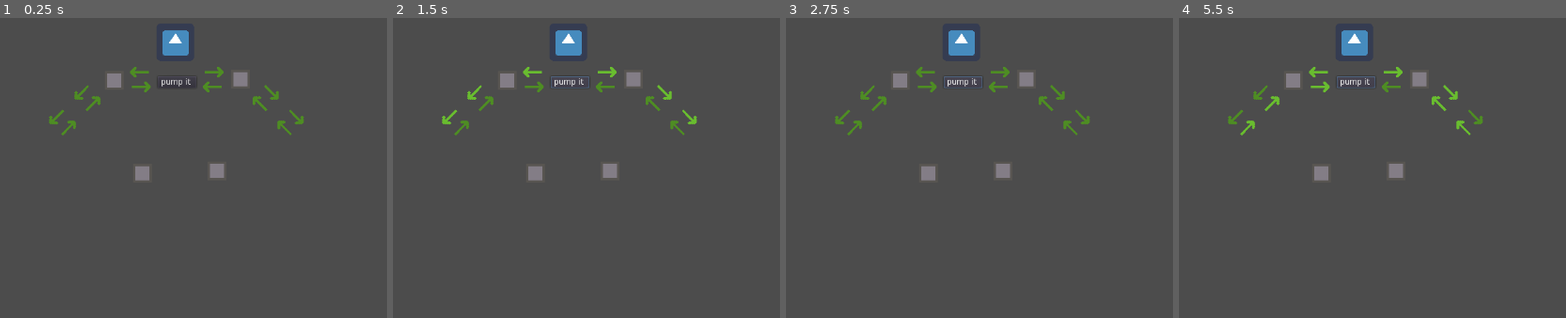
Above: before the commit, frames 1-4 (left to right).
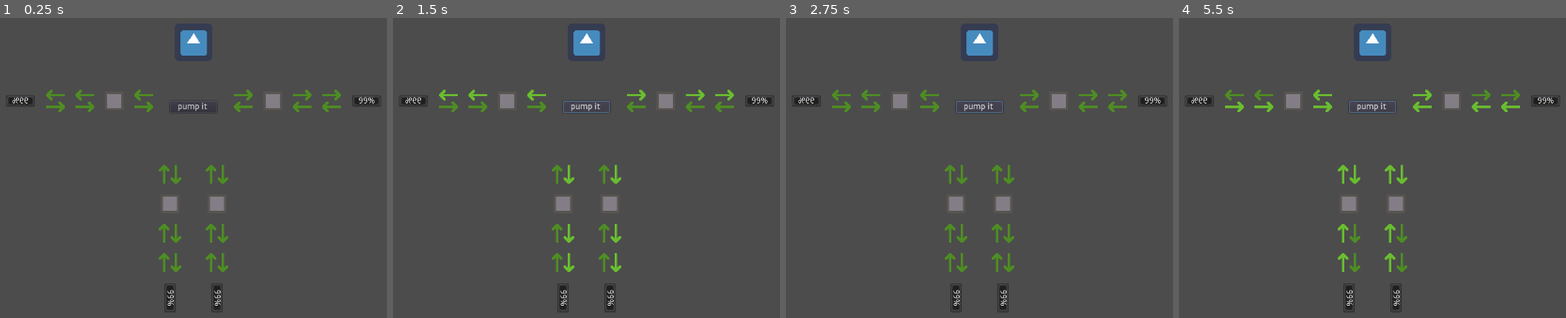
Above: after the commit, the same moments.

Repository: bitwise-aiden/gwj30
Game: Godot game, scene res://source/main.tscn
Two runs of this game, one before a commit and one after it. Both use one fixed random seed, a clock stepped at 60 frames per second and the inputs below. The engine's default icon, where the game draws it, is replaced by a stand-in: a white triangle on a blue panel in a dark square.
Inputs:
- Up to frame 1 (0.25 s): no input
- Up to frame 2 (1.5 s): click "pump it" at 0.5 s; click "pump it" at 1.25 s
- Up to frame 3 (2.75 s): click "pump it" at 2 s
- Up to frame 4 (5.5 s): tap Enter (ui_accept) at 2.75, 3.02, 3.77, 5, 5.27 s

The runs differ from the first frame. In frame 1, 5.4% of the frame differs, in the area x 1-99%, y 4-99%; in frame 2, 5.5%; in frame 3, 5.5%; in frame 4, 5.6%.

Commit message:
Finish basic ciruclation flow
Add limb health
Add all limbs for base game

Diff:
--- a/project.godot
+++ b/project.godot
@@ -34,6 +34,11 @@
 "language": "GDScript",
 "path": "res://source/helpers/current_queue.gd"
 }, {
+"base": "CirculationNode",
+"class": "Limb",
+"language": "GDScript",
+"path": "res://source/circulation/limb.gd"
+}, {
 "base": "Reference",
 "class": "PlayerInput",
 "language": "GDScript",
@@ -60,6 +65,7 @@
 "BlockageEnd": "",
 "CirculationNode": "",
 "CurrentQueue": "",
+"Limb": "",
 "PlayerInput": "",
 "Task": "",
 "TaskQueue": "",
--- a/source/circulation/blockage.tscn
+++ b/source/circulation/blockage.tscn
@@ -4,6 +4,5 @@
 [ext_resource path="res://source/circulation/blockage.gd" type="Script" id=2]
 
 [node name="blockage" type="Sprite"]
-position = Vector2( 504.65, 214.213 )
 texture = ExtResource( 1 )
 script = ExtResource( 2 )
--- /dev/null
+++ b/source/circulation/limb.gd
@@ -0,0 +1,23 @@
+class_name Limb extends CirculationNode
+
+
+const HEALTH_MIN: float = 0.0
+const HEALTH_MAX: float = 100.0
+
+var _health: float = HEALTH_MAX
+
+
+func _process(delta: float) -> void:
+	self._update_health(-delta)
+
+
+func flow(from_node: CirculationNode) -> void:
+	.flow(from_node)
+
+	self._update_health(5.0)
+
+
+func _update_health(amount: float) -> void:
+	self._health += amount
+	self._health = clamp(self._health, self.HEALTH_MIN, self.HEALTH_MAX)
+	self.value = self._health
--- /dev/null
+++ b/source/circulation/limb.tscn
@@ -0,0 +1,11 @@
+[gd_scene load_steps=2 format=2]
+
+[ext_resource path="res://source/circulation/limb.gd" type="Script" id=1]
+
+[node name="limb" type="ProgressBar"]
+margin_right = 50.0
+margin_bottom = 20.0
+script = ExtResource( 1 )
+__meta__ = {
+"_edit_use_anchors_": false
+}
--- a/source/main.tscn
+++ b/source/main.tscn
@@ -2,88 +2,172 @@
 
 [ext_resource path="res://source/circulation/vein.tscn" type="PackedScene" id=1]
 [ext_resource path="res://icon.png" type="Texture" id=2]
-[ext_resource path="res://assets/art/blockage.png" type="Texture" id=3]
+[ext_resource path="res://source/circulation/limb.tscn" type="PackedScene" id=3]
 [ext_resource path="res://source/circulation/blockage.tscn" type="PackedScene" id=4]
 [ext_resource path="res://source/circulation/heart.tscn" type="PackedScene" id=5]
 [ext_resource path="res://source/circulation/blockage_end.tscn" type="PackedScene" id=6]
 
 [node name="main" type="Node2D"]
 
+[node name="icon" type="Sprite" parent="."]
+position = Vector2( 640, 150 )
+texture = ExtResource( 2 )
+
 [node name="heart" parent="." instance=ExtResource( 5 )]
+margin_left = 600.0
+margin_top = 250.0
+margin_right = 680.0
+margin_bottom = 270.0
 
 [node name="left_arm" type="Node2D" parent="heart"]
-position = Vector2( -30.5782, -7.02545 )
+
+[node name="vein_0" parent="heart/left_arm" instance=ExtResource( 1 )]
+position = Vector2( 125, -10 )
+rotation = 1.5708
+
+[node name="blockage" parent="heart/left_arm" instance=ExtResource( 4 )]
+position = Vector2( 175, 0 )
+
+[node name="vein_1" parent="heart/left_arm" instance=ExtResource( 1 )]
+position = Vector2( 225, -10 )
+rotation = 1.5708
+
+[node name="vein_2" parent="heart/left_arm" instance=ExtResource( 1 )]
+position = Vector2( 275, -10 )
+rotation = 1.5708
+
+[node name="limb" parent="heart/left_arm" instance=ExtResource( 3 )]
+margin_left = 310.0
+margin_top = -10.0
+margin_right = 360.0
+margin_bottom = 10.0
+
+[node name="vein_3" parent="heart/left_arm" instance=ExtResource( 1 )]
+position = Vector2( 275, 9.99998 )
 rotation = -1.5708
 
-[node name="vein_0" parent="heart/left_arm" instance=ExtResource( 1 )]
-position = Vector2( 0, -0.748291 )
-
-[node name="blockage" parent="heart/left_arm" instance=ExtResource( 4 )]
-position = Vector2( -13.6664, -43.8598 )
-rotation = 1.5708
-
-[node name="vein_1" parent="heart/left_arm" instance=ExtResource( 1 )]
-position = Vector2( -34.4221, -98.7767 )
-rotation = -0.785398
-
-[node name="vein_2" parent="heart/left_arm" instance=ExtResource( 1 )]
-position = Vector2( -76.3274, -141.43 )
-rotation = -0.785398
-
-[node name="vein_3" parent="heart/left_arm" instance=ExtResource( 1 )]
-position = Vector2( -95.0351, -121.226 )
-rotation = 2.35619
-
 [node name="vein_4" parent="heart/left_arm" instance=ExtResource( 1 )]
-position = Vector2( -53.8782, -79.3206 )
-rotation = 2.35619
+position = Vector2( 225, 10 )
+rotation = -1.5708
 
 [node name="blockage_end" parent="heart/left_arm" instance=ExtResource( 6 )]
 
 [node name="vein_5" parent="heart/left_arm" instance=ExtResource( 1 )]
-position = Vector2( -24.6941, 2.24475 )
-rotation = 3.14159
+position = Vector2( 125, 10 )
+rotation = -1.5708
 
 [node name="right_arm" type="Node2D" parent="heart"]
-position = Vector2( 95, -7.025 )
-rotation = -1.5708
-scale = Vector2( 1, -1 )
+position = Vector2( 80, 0 )
+scale = Vector2( -1, 1 )
 
 [node name="vein_0" parent="heart/right_arm" instance=ExtResource( 1 )]
-position = Vector2( 0, -0.748291 )
+position = Vector2( 125, -10 )
+rotation = 1.5708
+
+[node name="blockage" parent="heart/right_arm" instance=ExtResource( 4 )]
+position = Vector2( 175, 0 )
 
 [node name="vein_1" parent="heart/right_arm" instance=ExtResource( 1 )]
-position = Vector2( -34.4221, -98.7767 )
-rotation = -0.785398
+position = Vector2( 225, -10 )
+rotation = 1.5708
 
 [node name="vein_2" parent="heart/right_arm" instance=ExtResource( 1 )]
-position = Vector2( -76.3274, -141.43 )
-rotation = -0.785398
+position = Vector2( 275, -10 )
+rotation = 1.5708
+
+[node name="limb" parent="heart/right_arm" instance=ExtResource( 3 )]
+margin_left = 310.0
+margin_top = -10.0
+margin_right = 360.0
+margin_bottom = 10.0
 
 [node name="vein_3" parent="heart/right_arm" instance=ExtResource( 1 )]
-position = Vector2( -95.0351, -121.226 )
-rotation = 2.35619
+position = Vector2( 275, 9.99998 )
+rotation = -1.5708
 
 [node name="vein_4" parent="heart/right_arm" instance=ExtResource( 1 )]
-position = Vector2( -53.8782, -79.3206 )
-rotation = 2.35619
+position = Vector2( 225, 10 )
+rotation = -1.5708
+
+[node name="blockage_end" parent="heart/right_arm" instance=ExtResource( 6 )]
 
 [node name="vein_5" parent="heart/right_arm" instance=ExtResource( 1 )]
-position = Vector2( -24.6941, 2.24475 )
-rotation = 3.14159
+position = Vector2( 125, 10 )
+rotation = -1.5708
 
-[node name="icon" type="Sprite" parent="."]
-position = Vector2( 609.414, 149.858 )
-texture = ExtResource( 2 )
+[node name="left_leg" type="Node2D" parent="heart"]
+position = Vector2( 80, 0 )
+rotation = 1.5708
 
-[node name="blockage2" type="Sprite" parent="."]
-position = Vector2( 720.163, 212.716 )
-texture = ExtResource( 3 )
+[node name="vein_0" parent="heart/left_leg" instance=ExtResource( 1 )]
+position = Vector2( 125, -10 )
+rotation = 1.5708
 
-[node name="blockage3" type="Sprite" parent="."]
-position = Vector2( 552.542, 372.854 )
-texture = ExtResource( 3 )
+[node name="blockage" parent="heart/left_leg" instance=ExtResource( 4 )]
+position = Vector2( 175, 0 )
 
-[node name="blockage4" type="Sprite" parent="."]
-position = Vector2( 679.755, 369.112 )
-texture = ExtResource( 3 )
+[node name="vein_1" parent="heart/left_leg" instance=ExtResource( 1 )]
+position = Vector2( 225, -10 )
+rotation = 1.5708
+
+[node name="vein_2" parent="heart/left_leg" instance=ExtResource( 1 )]
+position = Vector2( 275, -10 )
+rotation = 1.5708
+
+[node name="limb" parent="heart/left_leg" instance=ExtResource( 3 )]
+margin_left = 310.0
+margin_top = -10.0
+margin_right = 360.0
+margin_bottom = 10.0
+
+[node name="vein_3" parent="heart/left_leg" instance=ExtResource( 1 )]
+position = Vector2( 275, 9.99998 )
+rotation = -1.5708
+
+[node name="vein_4" parent="heart/left_leg" instance=ExtResource( 1 )]
+position = Vector2( 225, 10 )
+rotation = -1.5708
+
+[node name="blockage_end" parent="heart/left_leg" instance=ExtResource( 6 )]
+
+[node name="vein_5" parent="heart/left_leg" instance=ExtResource( 1 )]
+position = Vector2( 125, 10 )
+rotation = -1.5708
+
+[node name="right_leg" type="Node2D" parent="heart"]
+rotation = 1.5708
+
+[node name="vein_0" parent="heart/right_leg" instance=ExtResource( 1 )]
+position = Vector2( 125, -10 )
+rotation = 1.5708
+
+[node name="blockage" parent="heart/right_leg" instance=ExtResource( 4 )]
+position = Vector2( 175, 0 )
+
+[node name="vein_1" parent="heart/right_leg" instance=ExtResource( 1 )]
+position = Vector2( 225, -10 )
+rotation = 1.5708
+
+[node name="vein_2" parent="heart/right_leg" instance=ExtResource( 1 )]
+position = Vector2( 275, -10 )
+rotation = 1.5708
+
+[node name="limb" parent="heart/right_leg" instance=ExtResource( 3 )]
+margin_left = 310.0
+margin_top = -10.0
+margin_right = 360.0
+margin_bottom = 10.0
+
+[node name="vein_3" parent="heart/right_leg" instance=ExtResource( 1 )]
+position = Vector2( 275, 9.99998 )
+rotation = -1.5708
+
+[node name="vein_4" parent="heart/right_leg" instance=ExtResource( 1 )]
+position = Vector2( 225, 10 )
+rotation = -1.5708
+
+[node name="blockage_end" parent="heart/right_leg" instance=ExtResource( 6 )]
+
+[node name="vein_5" parent="heart/right_leg" instance=ExtResource( 1 )]
+position = Vector2( 125, 10 )
+rotation = -1.5708
